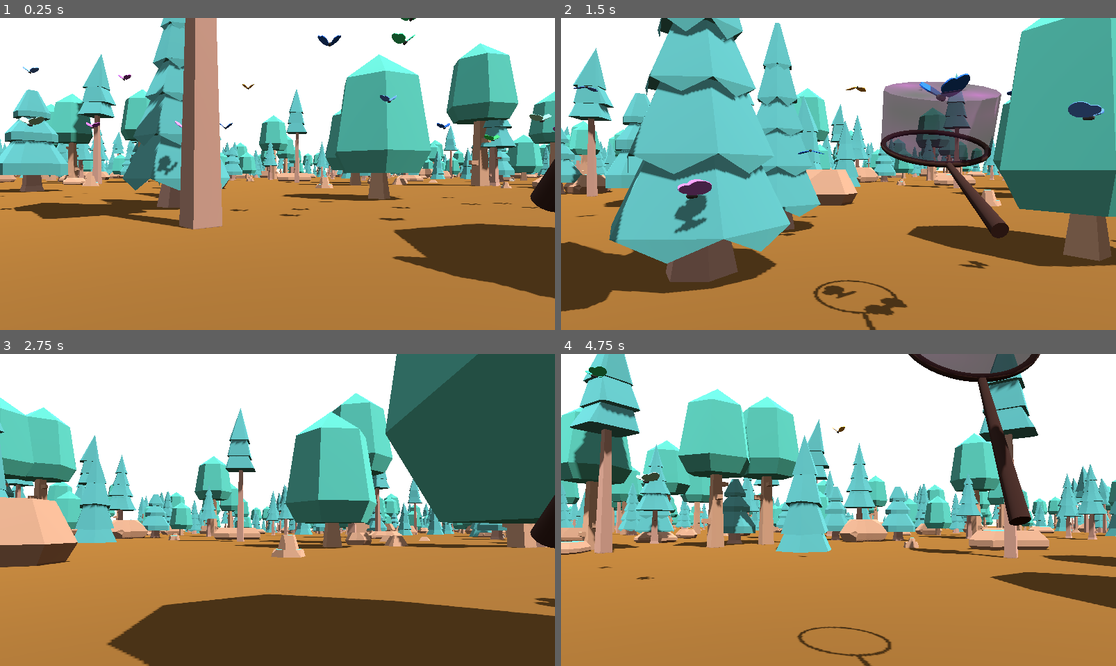
Above: before the commit, frames 1-4 (two rows, left to right).
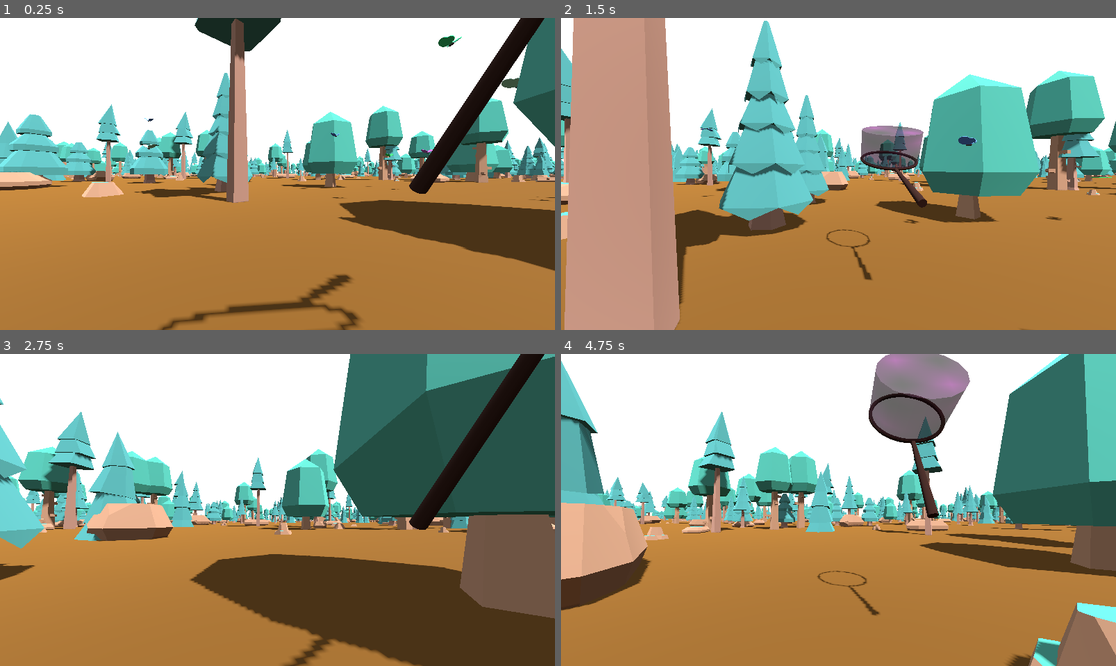
Above: after the commit, the same moments.

Repository: kmooney/ldj58
Game: Godot game, scene res://root.tscn
The game is run twice, just before and just after one commit, with the same random seed, the same clock (stepped at 60 frames per second) and the same inputs.
Inputs (mouse positions are in pixels of both pictures, inside the frame that each line leads up to):
- Up to frame 1 (0.25 s): no input
- Up to frame 2 (1.5 s): move the mouse to (866, 174) at 0.52 s; hold Shift (running) 0.53-1.28 s; hold W (up) from 0.53 s (still down); tap Space (jump) at 0.77, 1.07 s; move the mouse to (810, 174) at 1.27 s; click (810, 174) at 1.35 s
- Up to frame 3 (2.75 s): keep holding W (up); tap Space (jump) at 1.52, 1.82 s; move the mouse to (288, 503) at 2.02 s; hold Shift (running) from 2.03 s (still down)
- Up to frame 4 (4.75 s): keep holding W (up); move the mouse to (832, 516) at 2.77 s; release Shift (running) at 2.78 s; click (832, 516) at 2.85 s; tap Space (jump) at 3.02, 3.32, 3.77, 4.07, 4.52 s; move the mouse to (877, 513) at 3.52 s; hold Shift (running) 3.53-4.28 s; move the mouse to (794, 506) at 4.27 s; click (794, 506) at 4.35 s

The runs differ from the first frame. In frame 1, 43% of the frame differs, in the area x 0-100%, y 0-100%; in frame 2, 60%; in frame 3, 46%; in frame 4, 52%.

Commit message:
use fullscreen for debug; increase camera fov

Diff:
--- a/forest_generator.gd
+++ b/forest_generator.gd
@@ -24,6 +24,7 @@
 	glb_instance.owner = static_body
 	static_body.add_child(collision)
 	collision.owner = static_body
+
 	var packed_scene = PackedScene.new()
 	packed_scene.pack(static_body)
 	return packed_scene
--- a/project.godot
+++ b/project.godot
@@ -14,6 +14,12 @@
 run/main_scene="uid://vlmt1iuc45ki"
 config/features=PackedStringArray("4.5", "Forward Plus")
 config/icon="res://icon.svg"
+
+[display]
+
+window/size/mode=3
+window/size/initial_position_type=3
+window/size/borderless=true
 
 [input]
 
--- a/root.tscn
+++ b/root.tscn
@@ -59,6 +59,7 @@
 
 [node name="ButterflySpawner" type="Node3D" parent="."]
 script = ExtResource("10_spawner")
+max_butterflies = 30
 
 [node name="Player" type="CharacterBody3D" parent="."]
 script = ExtResource("7_bf3um")
@@ -69,7 +70,7 @@
 [node name="Camera3D" type="Camera3D" parent="Player"]
 transform = Transform3D(1, 0, 0, 0, 1, 0, 0, 0, 1, 0, 1.1, 0)
 environment = SubResource("Environment_huihk")
-fov = 47.4
+fov = 80.2
 near = 0.008
 
 [node name="NetArm" type="Node3D" parent="Player/Camera3D"]
